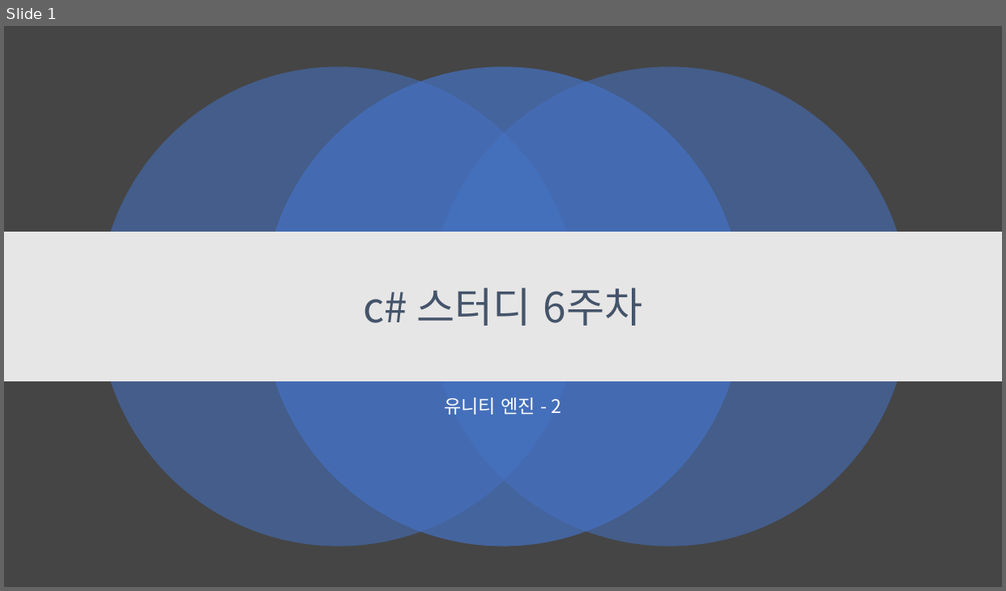
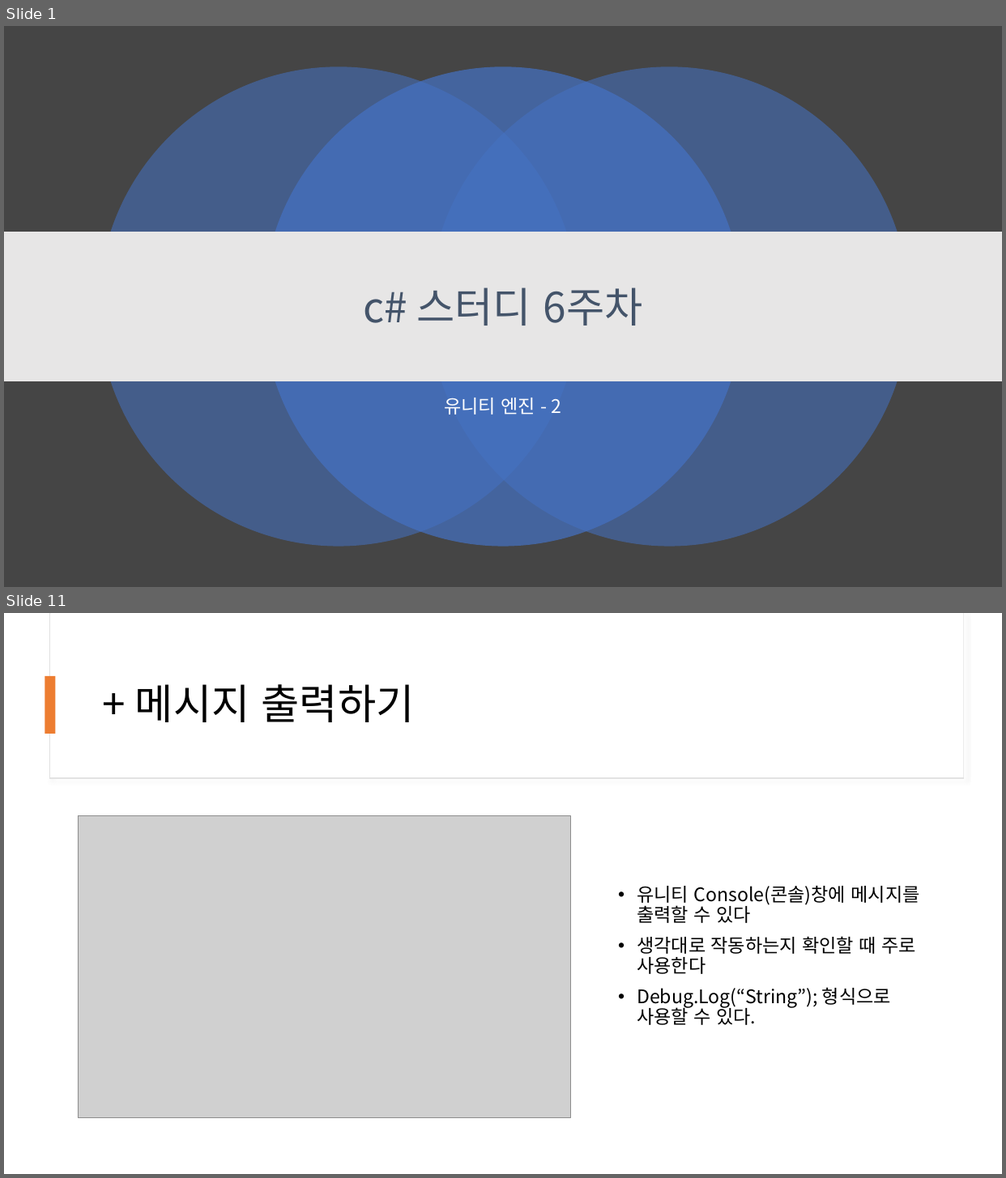
Before and after one commit to kjh99660/Study_powerpoint, a slide deck: C#스터디/c# 스터디 6주 차.pptx. Shown one above the other, each under a label of ours: slide 1 before the commit, slides 1 and 11 after it; the slides between them are not shown. The pictures are 1006x591 and 1006x1178 pixels, drawn with LibreOffice and Linux fonts; fonts in the diff are those of the drawing; grey boxes stand for pictures. Boxes give left, top, right and bottom in pixels: in the first picture for what was removed or moved away, otherwise in the second. Text is boxed around its words. In the diff, an @@ line names an element or a change of style, - is before the commit and + after.

Commit message:
c# 스터디 6주차 작업 중 & 잡생각 정리 문서 추가

```diff
--- a/C#스터디/c# 스터디 6주 차.pptx
+++ b/C#스터디/c# 스터디 6주 차.pptx
@@ slide 11 added at box(4, 613, 1002, 1174), background #FFFFFF @@
@@ rectangle added at box(49, 613, 964, 778), fill #FFFFFF, outline #E1E1E1 1 pt @@
@@ rectangle added at box(50, 613, 964, 777), fill #FFFFFF @@
@@ rectangle added at box(45, 676, 56, 734), fill #ED7D31 @@
@@ title added at box(135, 684, 415, 722), 40 pt, text #000000 @@
++ 메시지 출력하기
@@ picture added at box(78, 815, 570, 1118) @@
@@ text added at box(637, 885, 920, 1025), 18 pt, text #000000 @@
+• 유니티 Console(콘솔)창에 메시지를 출력할 수 있다
+• 생각대로 작동하는지 확인할 때 주로 사용한다
+• Debug.Log(“String”); 형식으로 사용할 수 있다.
```
Also in this commit, not shown: 16 other slides added, 1 slide removed, 1 other file.
